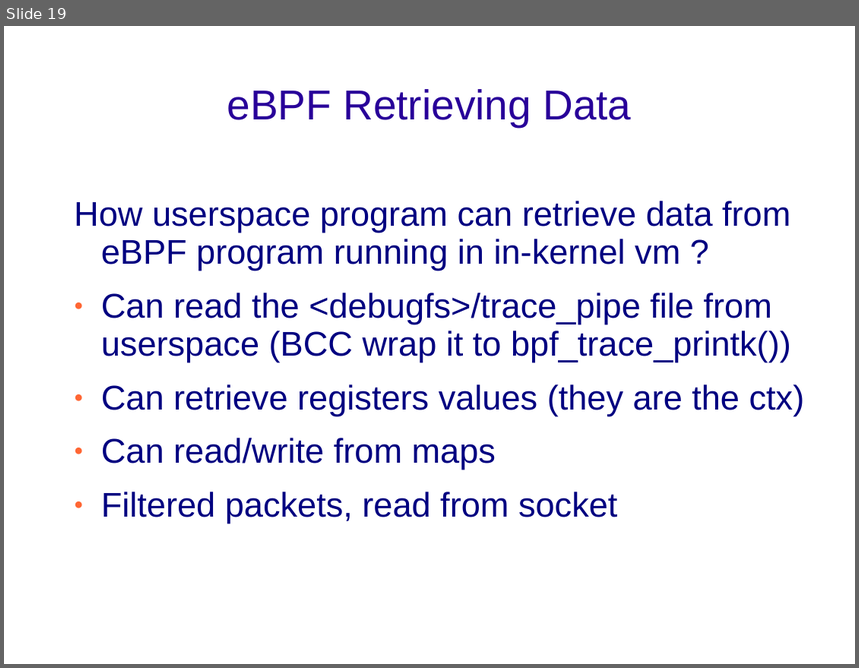
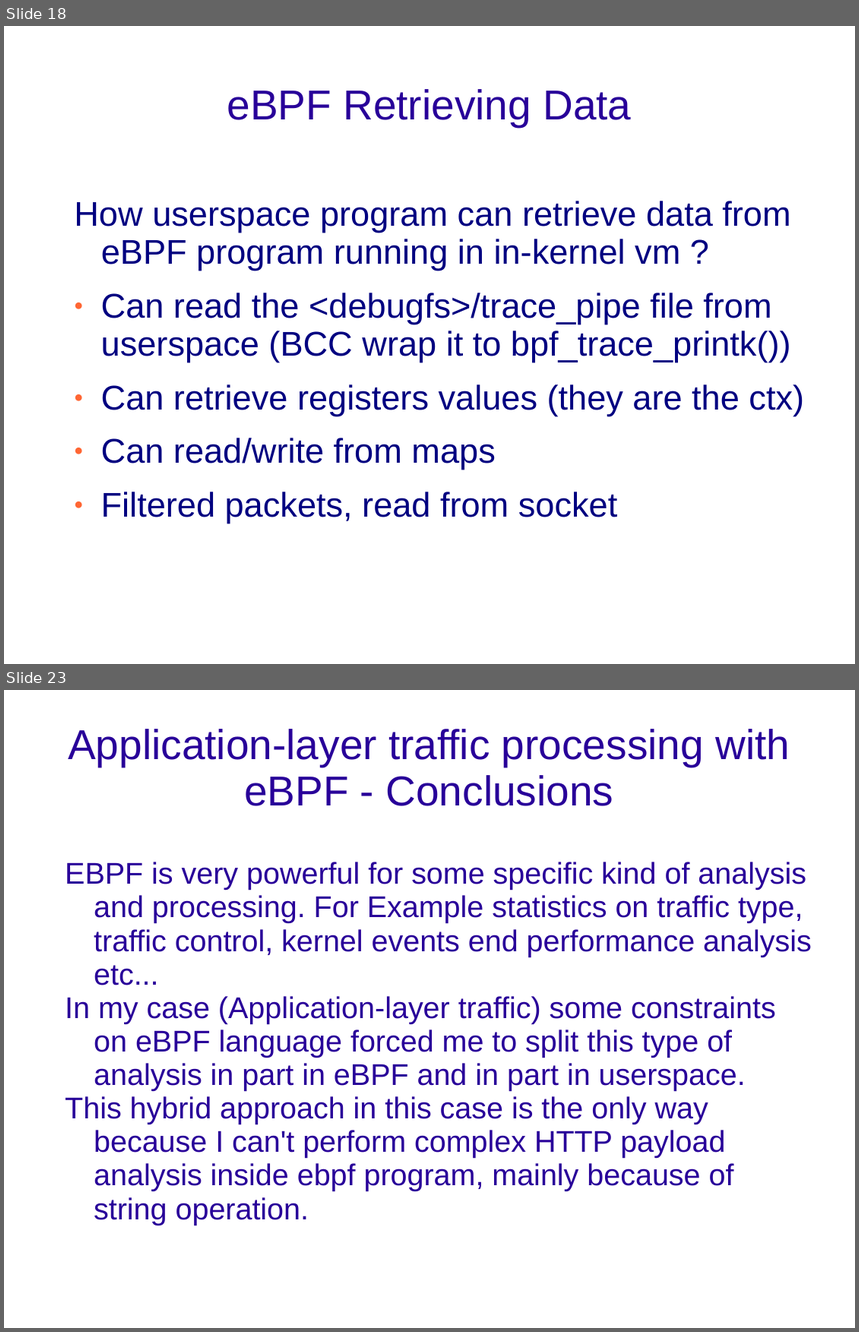
Before and after one commit to netgroup-polito/ebpf-test, a slide deck: eBPF - Short Presentation.ppt. Shown one above the other, each under a label of ours: slide 19 before the commit, slides 18 and 23 after it; the slides between them are not shown. The pictures are 859x668 and 859x1332 pixels, drawn with LibreOffice and Linux fonts; fonts in the diff are those of the drawing; background and template pictures are left out. Boxes give left, top, right and bottom in pixels: in the first picture for what was removed or moved away, otherwise in the second. Text is boxed around its words. In the diff, an @@ line names an element or a change of style, - is before the commit and + after.

```diff
--- a/eBPF - Short Presentation.ppt
+++ b/eBPF - Short Presentation.ppt
@@ slide 23 added at box(4, 690, 855, 1328), background picture (left out) @@
@@ title added at box(68, 729, 790, 806), 39 pt, text #280099 @@
+Application-layer traffic processing with eBPF - Conclusions
@@ subtitle added at box(65, 862, 812, 1225), 28 pt, text #280099 @@
+EBPF is very powerful for some specific kind of analysis and processing. For Example statistics on traffic type, traffic control, kernel events end performance analysis etc...
+In my case (Application-layer traffic) some constraints on eBPF language forced me to split this type of analysis in part in eBPF and in part in userspace.
+This hybrid approach in this case is the only way because I can't perform complex HTTP payload analysis inside ebpf program, mainly because of string operation.
@@ what was slide 19 is now slide 18 @@
```
Also in this commit, not shown: 8 slides changed, 3 other slides added, 1 slide removed, 4 other files.
